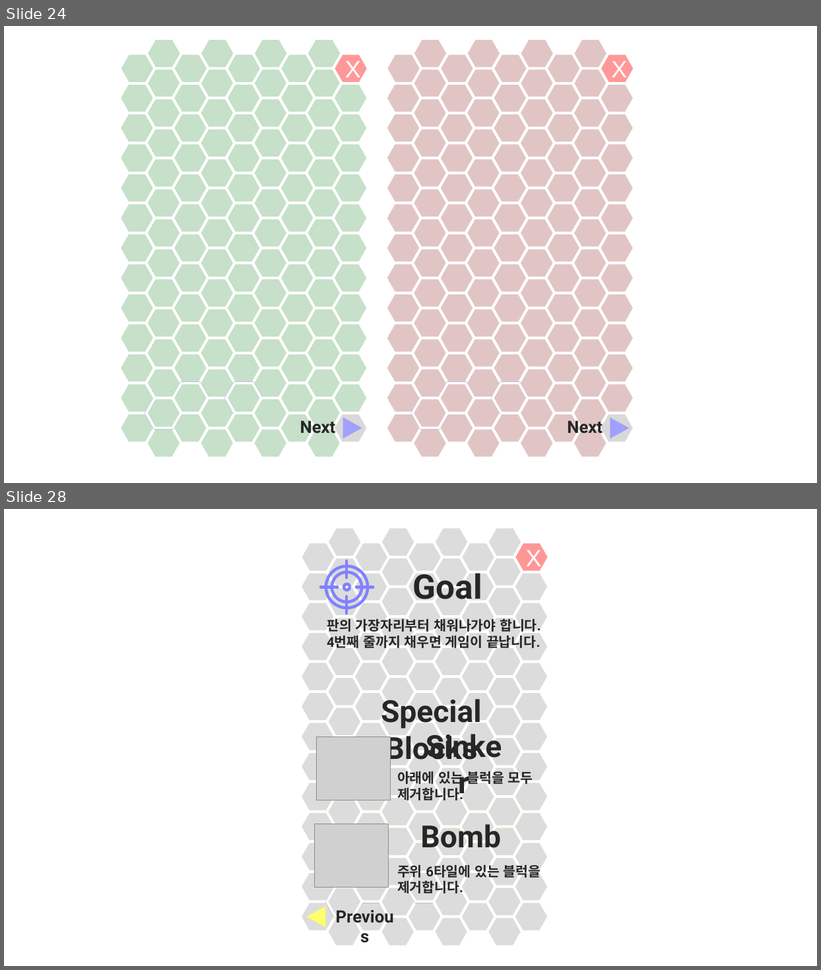
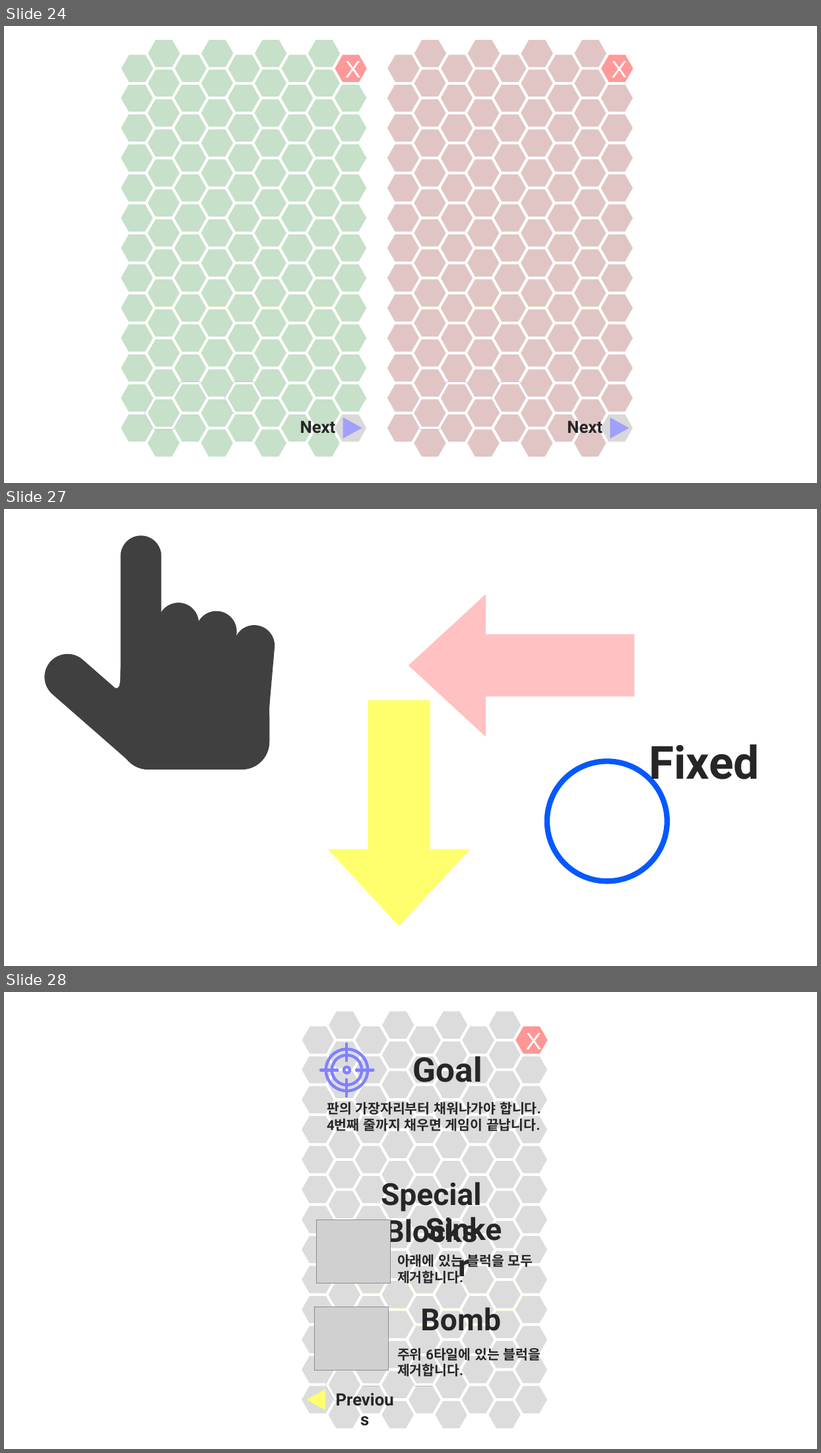
Before and after one commit to SNUGDC/Hextris, a slide deck: Hextris 아트 리소스.pptx. Shown one above the other, each under a label of ours: slides 24 and 28 before the commit, slides 24, 27 and 28 after it; the slides between them are not shown. The pictures are 821x970 and 821x1453 pixels, drawn with LibreOffice and Linux fonts; fonts in the diff are those of the drawing; grey boxes stand for pictures. Boxes give left, top, right and bottom in pixels: in the first picture for what was removed or moved away, otherwise in the second. Text is boxed around its words. In the diff, an @@ line names an element or a change of style, - is before the commit and + after.

```diff
--- a/Hextris 아트 리소스.pptx
+++ b/Hextris 아트 리소스.pptx
@@ slide 27 added at (x1=4, y1=509, x2=817, y2=966), background #FFFFFF @@
@@ down arrow added at (x1=409, y1=594, x2=635, y2=737), fill #FFC1C1 @@
@@ group added at (x1=35, y1=536, x2=277, y2=778): 6 rounded rectangles, 1 freeform shape @@
@@ down arrow added at (x1=328, y1=700, x2=471, y2=927), fill #FFFF6D @@
@@ text added at (x1=649, y1=745, x2=759, y2=789), 54 pt, text #262626, bold @@
+Fixed
@@ ellipse added at (x1=547, y1=762, x2=668, y2=882), outline #0558FF 6.5 pt @@
```
Also in this commit, not shown: 3 slides changed, 2 other slides added, 3 slides removed, 18 other files.
